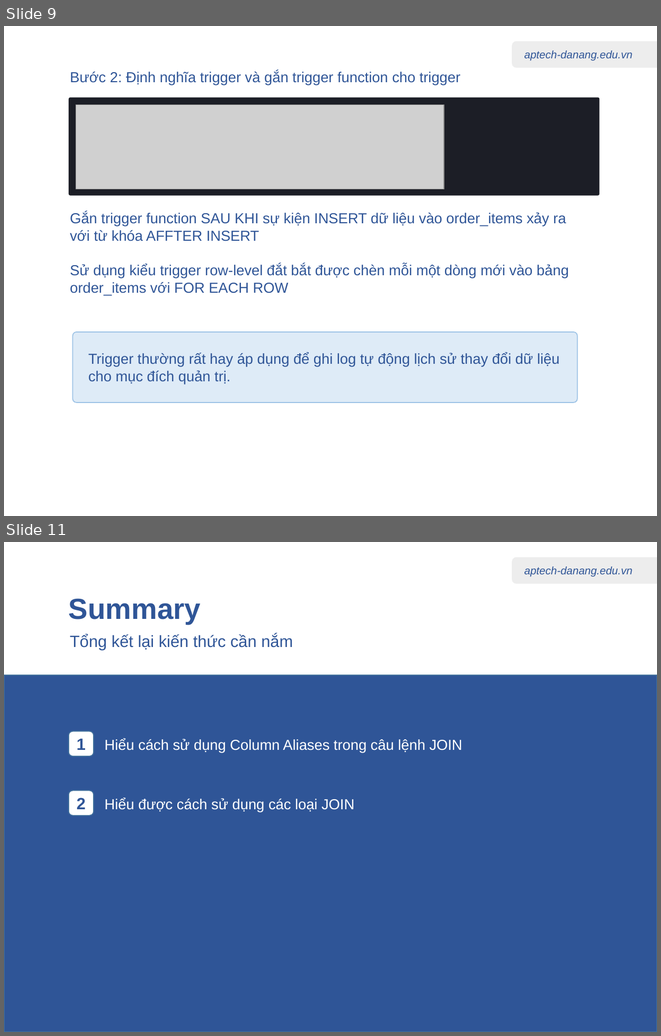
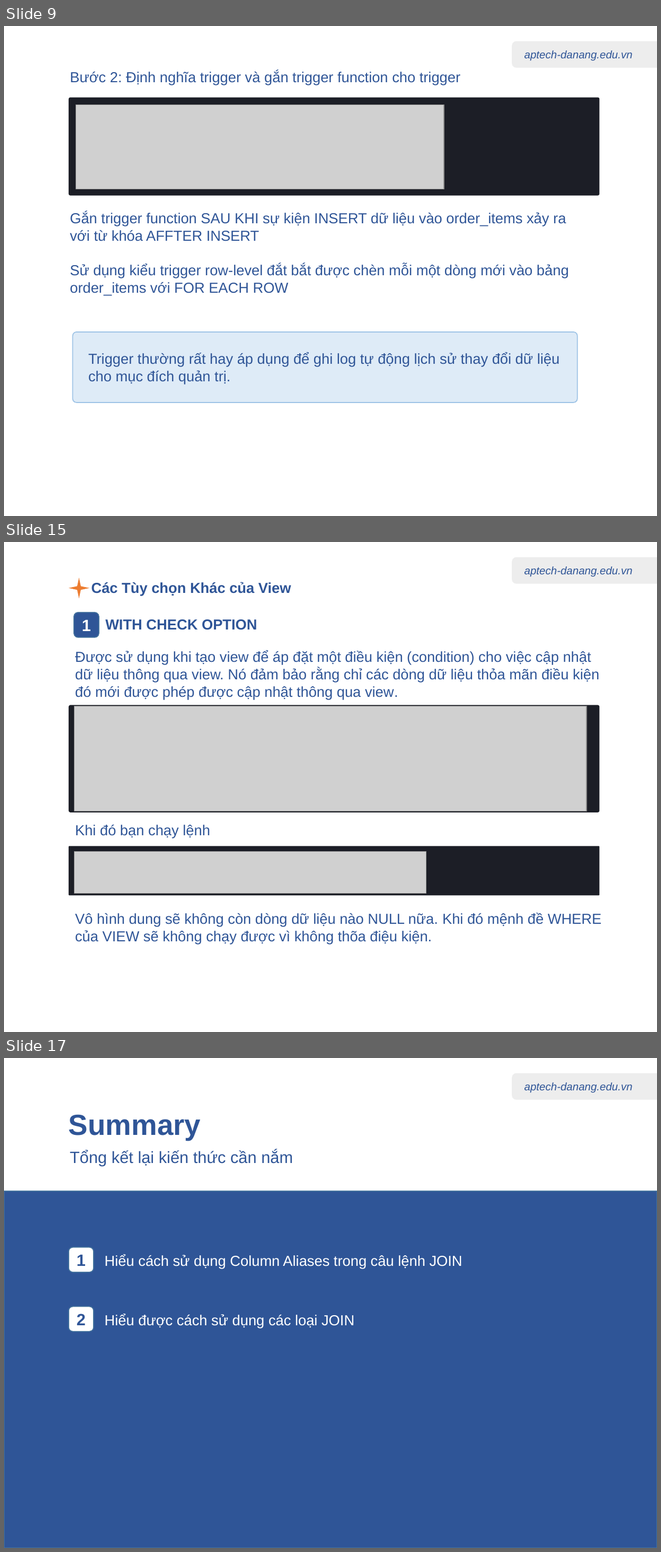
Before and after one commit to nhannn87dn/Learn-PostgreSQL, a slide deck: 01.Lessions/09-Stored-procedures-Triggers-Views/09-Stored-procedures-Triggers-Views.pptx. Shown one above the other, each under a label of ours: slides 9 and 11 before the commit, slides 9, 15 and 17 after it; the slides between them are not shown. The pictures are 661x1036 and 661x1552 pixels, drawn with LibreOffice and Linux fonts; fonts in the diff are those of the drawing; grey boxes stand for pictures. Boxes give left, top, right and bottom in pixels: in the first picture for what was removed or moved away, otherwise in the second. Text is boxed around its words. In the diff, an @@ line names an element or a change of style, - is before the commit and + after.

```diff
--- a/01.Lessions/09-Stored-procedures-Triggers-Views/09-Stored-procedures-Triggers-Views.pptx
+++ b/01.Lessions/09-Stored-procedures-Triggers-Views/09-Stored-procedures-Triggers-Views.pptx
@@ slide 15 added at box(4, 542, 657, 1032), background #FFFFFF; not listed: 2 template elements that a slide beside it also shows @@
@@ star added at box(69, 578, 89, 599), fill #ED7D31 @@
@@ text added at box(91, 582, 291, 596), 16 pt, text #2F5597, bold @@
+Các Tùy chọn Khác của View
@@ rounded rectangle added at box(74, 612, 99, 637), fill #2F5597, outline #43739E 1 pt, 18 pt, text #FFFFFF, bold @@
+1
@@ text added at box(105, 619, 257, 630), 16 pt, text #2F5597, bold @@
+WITH CHECK OPTION
@@ text added at box(75, 651, 599, 699), 16 pt, text #2F5597 @@
+Được sử dụng khi tạo view để áp đặt một điều kiện (condition) cho việc cập nhật dữ liệu thông qua view. Nó đảm bảo rằng chỉ các dòng dữ liệu thỏa mãn điều kiện đó mới được phép được cập nhật thông qua view.
@@ rounded rectangle added at box(69, 705, 600, 812), fill #1C1E26 @@
@@ picture added at box(74, 706, 586, 810) @@
@@ text added at box(75, 824, 210, 838), 16 pt, text #2F5597 @@
+Khi đó bạn chạy lệnh
@@ rounded rectangle added at box(69, 846, 600, 896), fill #1C1E26 @@
@@ picture added at box(74, 851, 426, 893) @@
@@ text added at box(75, 912, 602, 944), 16 pt, text #2F5597 @@
+Vô hình dung sẽ không còn dòng dữ liệu nào NULL nữa. Khi đó mệnh đề WHERE của VIEW sẽ không chạy được vì không thõa điệu kiện.
@@ what was slide 11 is now slide 17 @@
```
Also in this commit, not shown: 6 other slides added, 1 slide removed, 2 other files.
